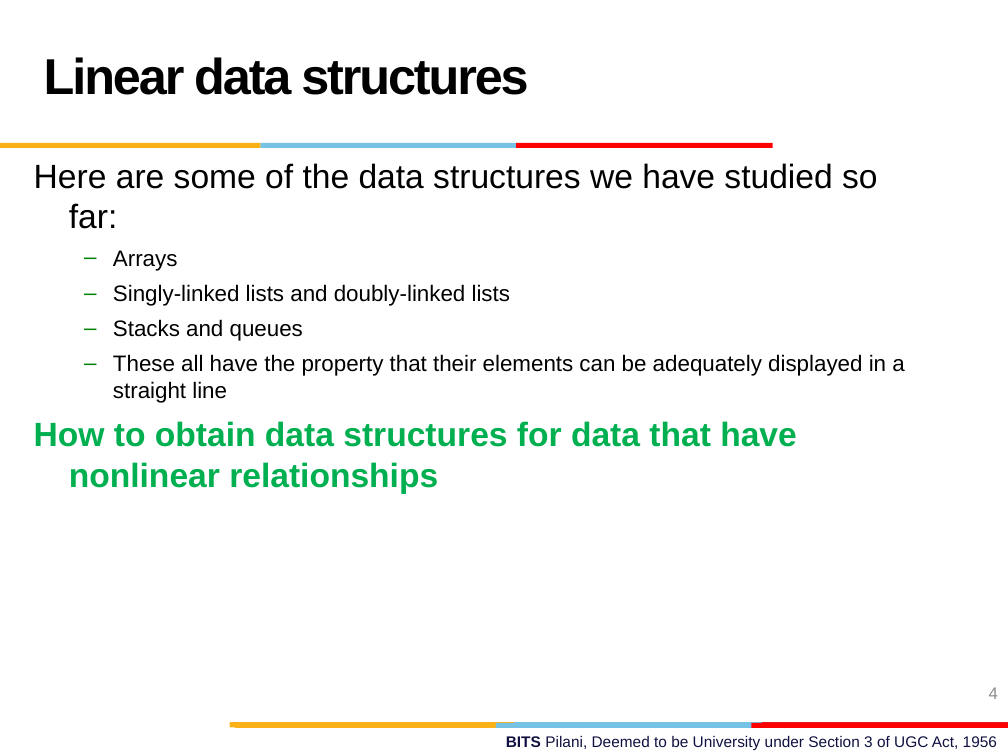
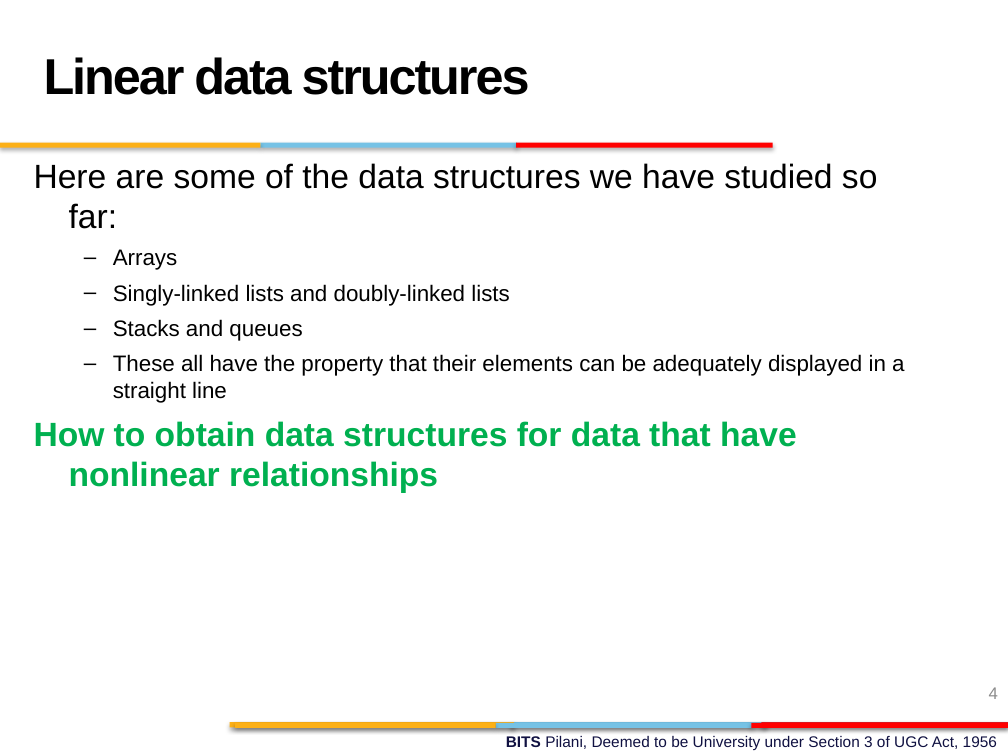
Before and after one commit to ElisonSherton/MTech_DSE, a slide deck: slide 4 of Sem1/DSAD/lecture_slides/DSAD_Session4.pptx. Drawn at 1008x756 pixels with LibreOffice and Linux fonts; fonts in the diff are those of the drawing; background and template pictures are left out. Boxes give left, top, right and bottom in pixels: in the first picture for what was removed or moved away, otherwise in the second. Text is boxed around its words. In the diff, an @@ line names an element or a change of style, - is before the commit and + after.

```diff
--- a/Sem1/DSAD/lecture_slides/DSAD_Session4.pptx
+++ b/Sem1/DSAD/lecture_slides/DSAD_Session4.pptx
@@ text "Linear data structures" at <box>44,57,530,95</box>: indent changed @@
@@ text "Here are some of the ..." at <box>34,163,904,493</box>: bullet colour #008000 to #000000 @@
@@ shadow on in 9 elements at <box>510,722,767,727</box>, <box>230,722,514,727</box>, <box>496,723,753,728</box>, <box>235,723,495,728</box>, <box>751,723,1008,728</box>, <box>260,143,517,148</box>, <box>0,143,260,148</box>, <box>516,143,773,148</box>, <box>761,722,1007,727</box> @@
```
Also in this commit, not shown: 45 other slides changed, 4 slides added, 4 slides removed, 33 other files.
